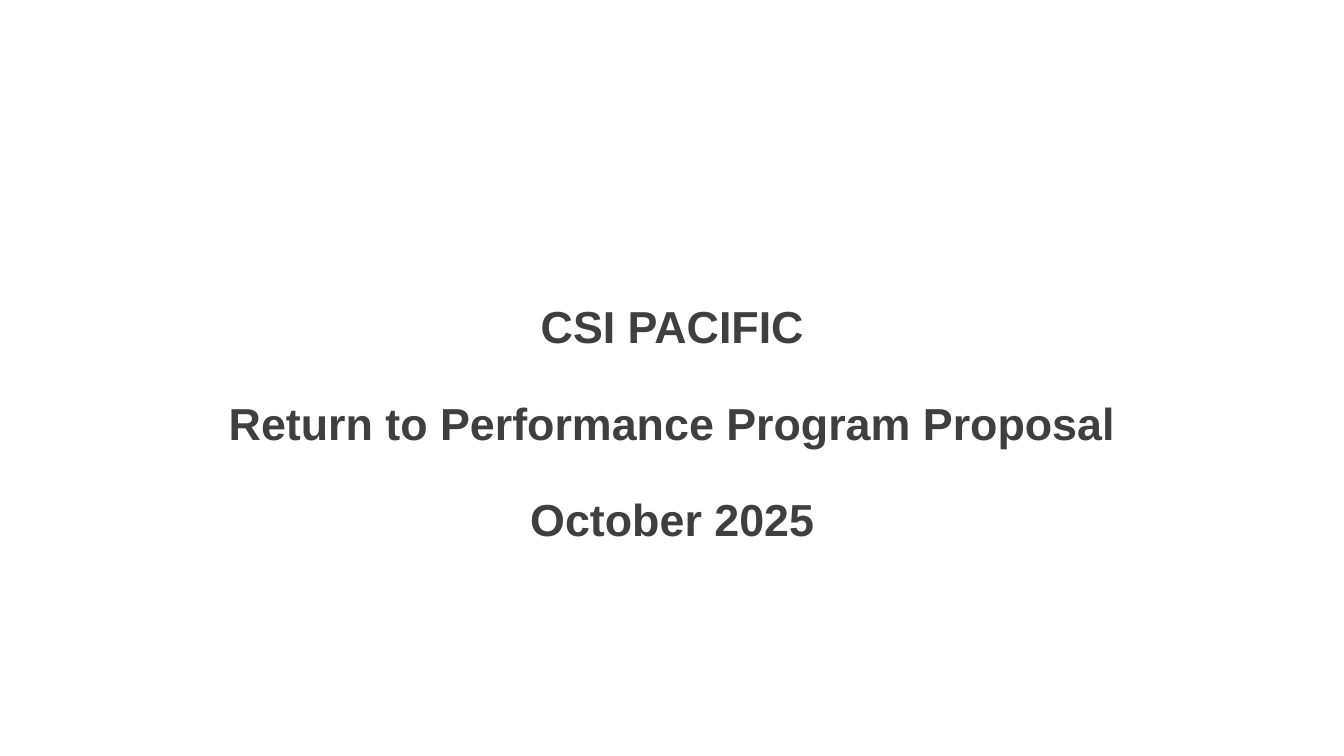
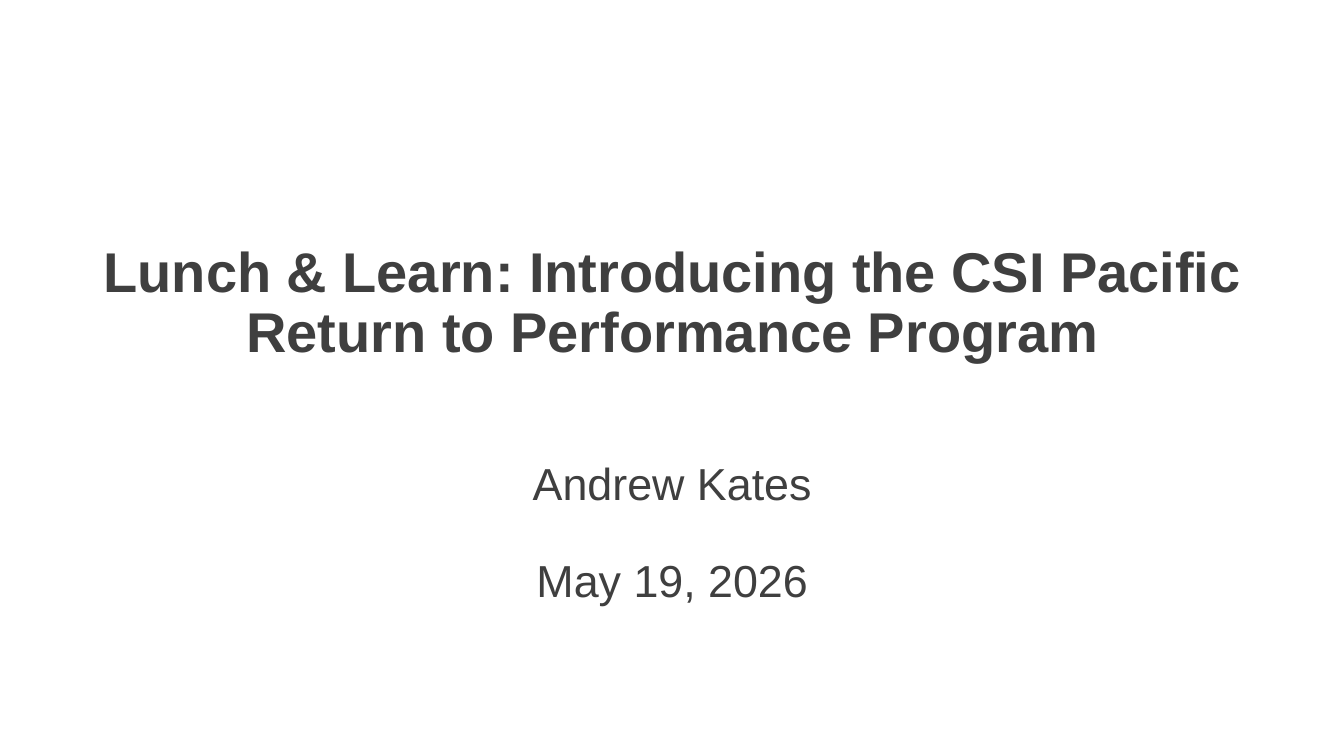
Before and after one commit to AKates717/CSI-Pacific-RTP, a slide deck: slide 1 of RTP Resources/RTP_L&L_2026.pptx. Drawn at 1344x756 pixels with LibreOffice and Linux fonts; fonts in the diff are those of the drawing; background and template pictures are left out. Boxes give left, top, right and bottom in pixels: in the first picture for what was removed or moved away, otherwise in the second. Text is boxed around its words. In the diff, an @@ line names an element or a change of style, - is before the commit and + after.

```diff
--- a/RTP Resources/RTP_L&L_2026.pptx
+++ b/RTP Resources/RTP_L&L_2026.pptx
@@ title at (x1=104, y1=251, x2=1240, y2=606): text changed; size 32 to 40 pt @@
-CSI PACIFIC
-Return to Performance Program Proposal
-October 2025
+Lunch & Learn: Introducing the CSI Pacific Return to Performance Program
+Andrew Kates
+May 19, 2026
```
Also in this commit, not shown: 6 other slides changed, 3 slides added, 16 other files.
